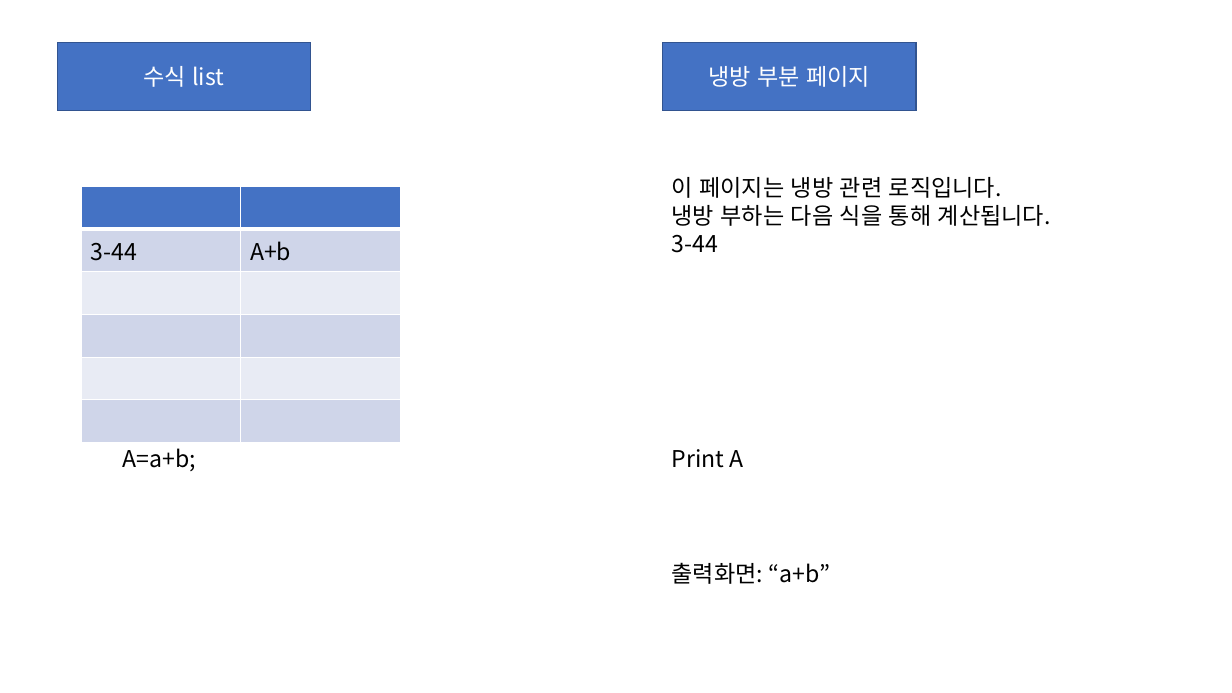
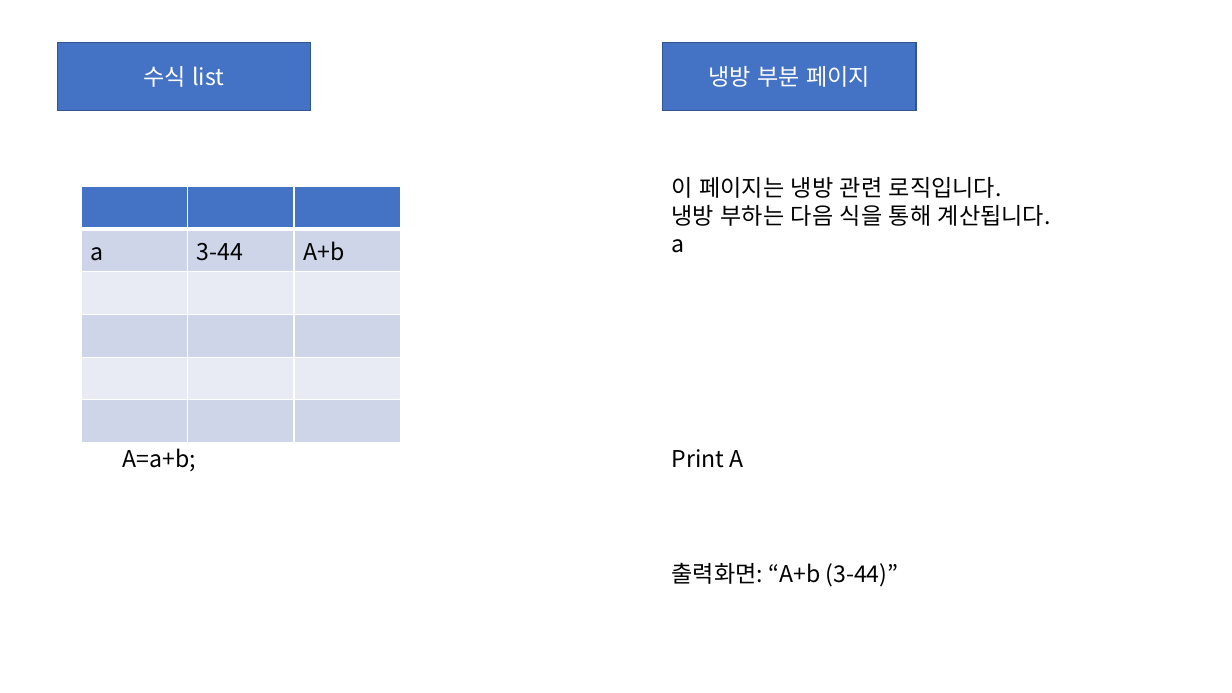
Before and after one commit to seungyeon315/eco2_guide_center_new, a slide deck: slide 2 of 회의노트_250407.pptx. Drawn at 1232x693 pixels with LibreOffice and Linux fonts; fonts in the diff are those of the drawing. Boxes give left, top, right and bottom in pixels: in the first picture for what was removed or moved away, otherwise in the second. Text is boxed around its words. In the diff, an @@ line names an element or a change of style, - is before the commit and + after.

```diff
--- a/회의노트_250407.pptx
+++ b/회의노트_250407.pptx
@@ table at (x1=81, y1=187, x2=400, y2=411) @@
+column 1:  | a |  |  |  | 
@@ text at (x1=672, y1=239, x2=685, y2=253): text changed @@
-3-44
+a
@@ text at (x1=672, y1=562, x2=899, y2=587): text changed @@
-출력화면: “a+b”
+출력화면: “A+b (3-44)”
```
Also in this commit, not shown: 4 other files.
